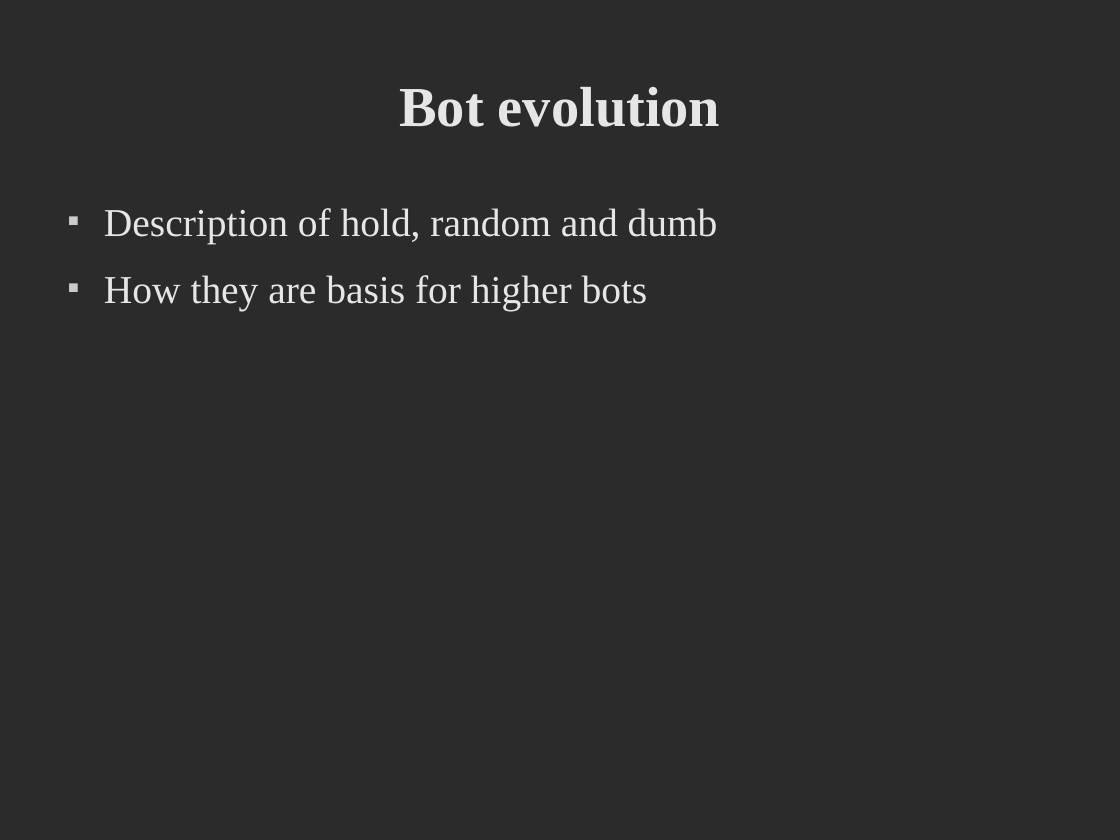
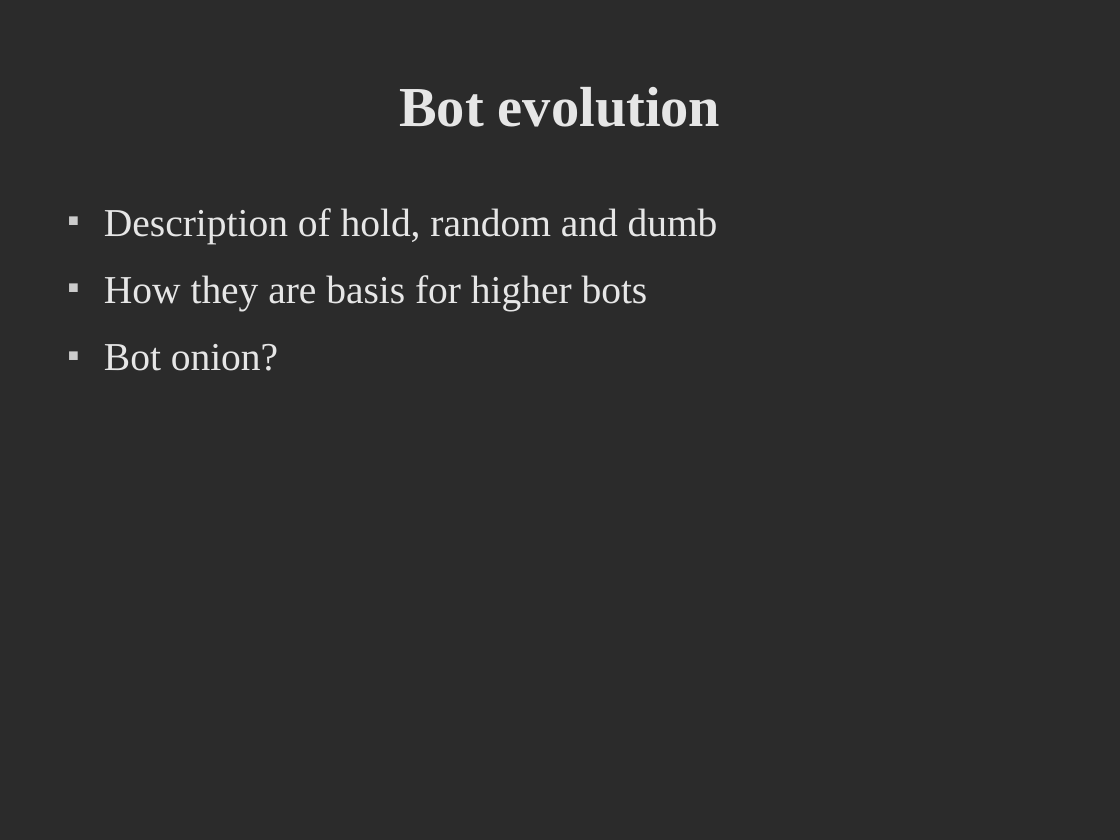
Before and after one commit to deltaluca/flappy, a slide deck: slide 12 of Presentation/ProjectDemonstration.odp. Drawn at 1120x840 pixels with LibreOffice and Linux fonts; fonts in the diff are those of the drawing; background and template pictures are left out; a plain dark background stands for a picture behind light text. Boxes give left, top, right and bottom in pixels: in the first picture for what was removed or moved away, otherwise in the second. Text is boxed around its words. In the diff, an @@ line names an element or a change of style, - is before the commit and + after.

```diff
--- a/Presentation/ProjectDemonstration.odp
+++ b/Presentation/ProjectDemonstration.odp
@@ text at [104,344,278,371]: paragraph added @@
+■ Bot onion?
```
Also in this commit, not shown: 4 other slides changed, 1 slide added, 1 slide removed, 1 other file.
